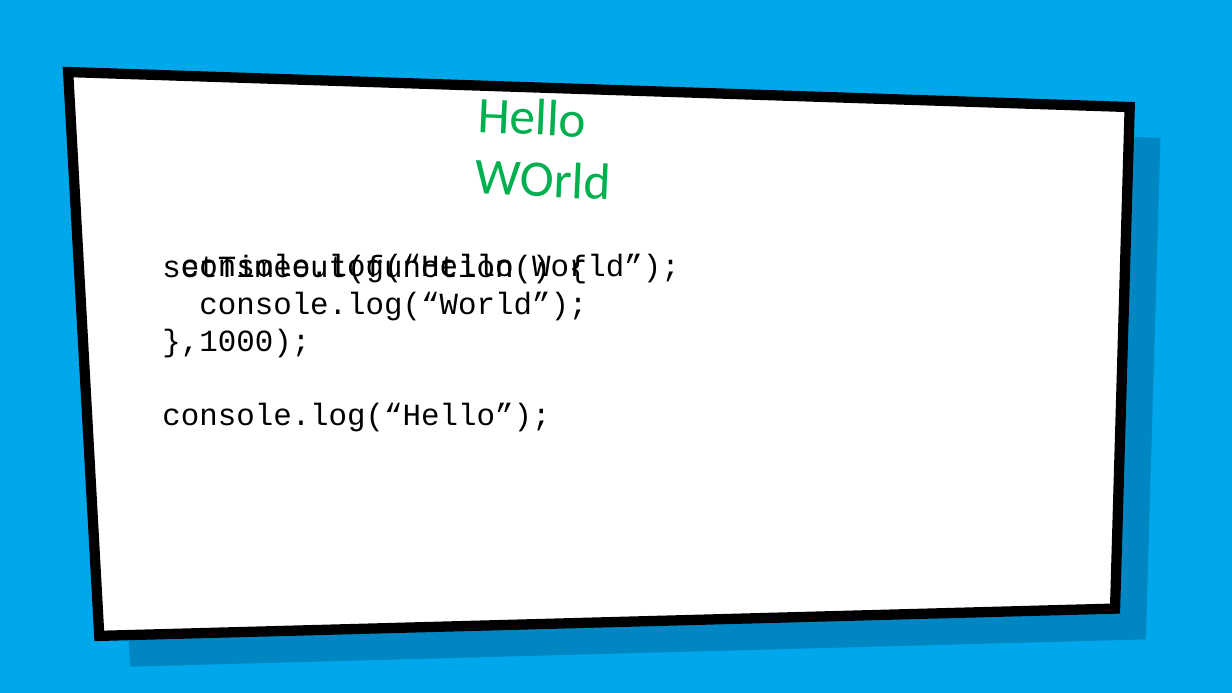
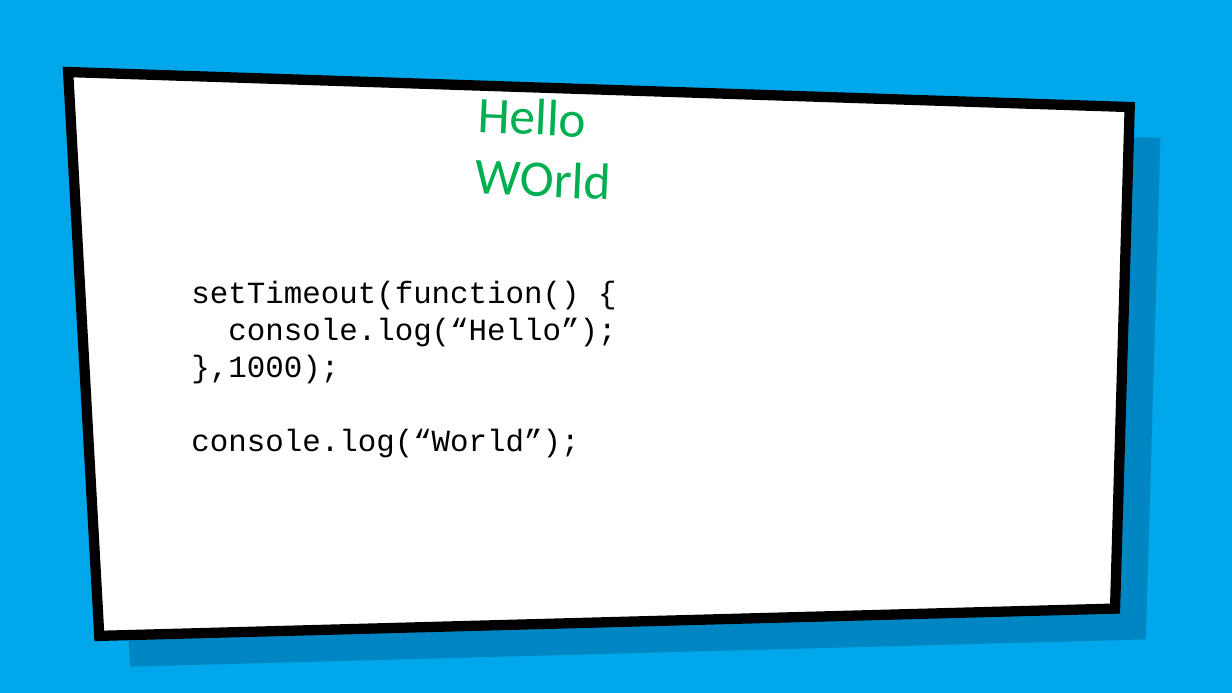
Before and after one commit to adrianlemess/Introdu-o-ao-NodeJS, a slide deck: slide 23 of Apresentacao NodeJS.pptx (slide 22 before the commit). Drawn at 1232x693 pixels with LibreOffice and Linux fonts; fonts in the diff are those of the drawing; background and template pictures are left out. Boxes give left, top, right and bottom in pixels: in the first picture for what was removed or moved away, otherwise in the second. Text is boxed around its words. In the diff, an @@ line names an element or a change of style, - is before the commit and + after.

```diff
--- a/Apresentacao NodeJS.pptx
+++ b/Apresentacao NodeJS.pptx
@@ text "setTimeout(function() {": place and size @@
-text "setTimeout(function() {" at bbox=[162, 255, 587, 432]
+text "setTimeout(function() {" at bbox=[191, 281, 616, 458]
@@ text removed at bbox=[181, 254, 680, 284] @@
-console.log(“Hello World”);
@@ text at bbox=[162, 329, 550, 432]: paragraphs removed @@
-},1000);
-console.log(“Hello”);
@@ text at bbox=[191, 318, 616, 384]: paragraphs added @@
+console.log(“Hello”);
+},1000);
```
Also in this commit, not shown: 6 other slides changed, 1 slide added.
